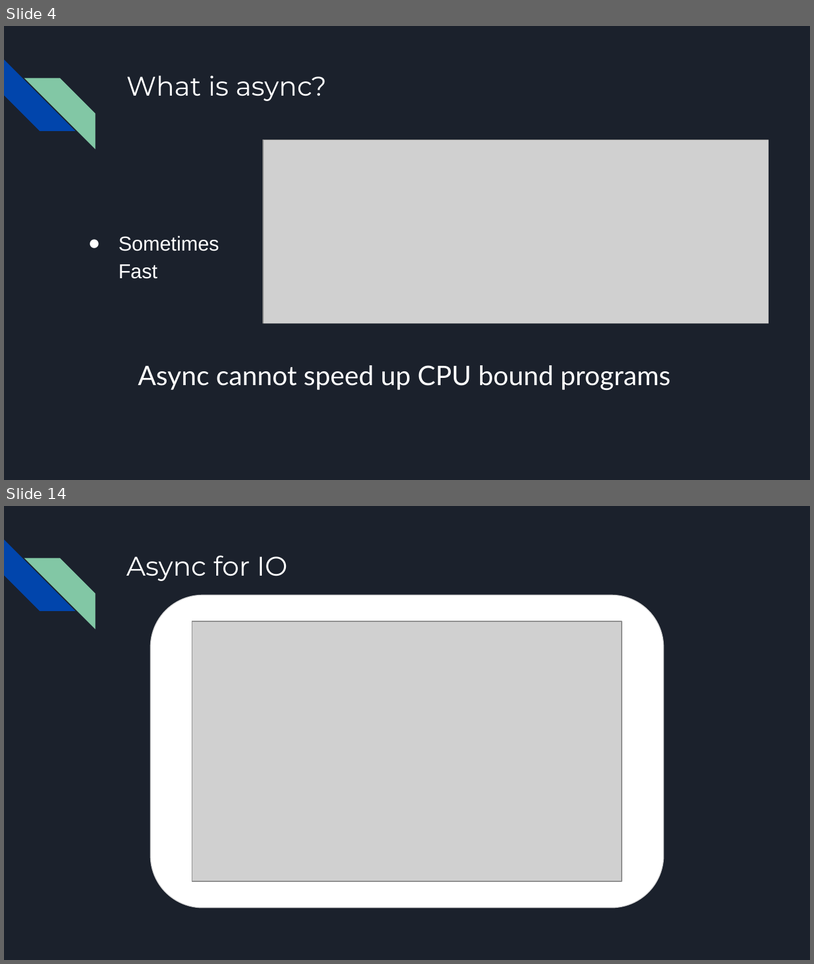
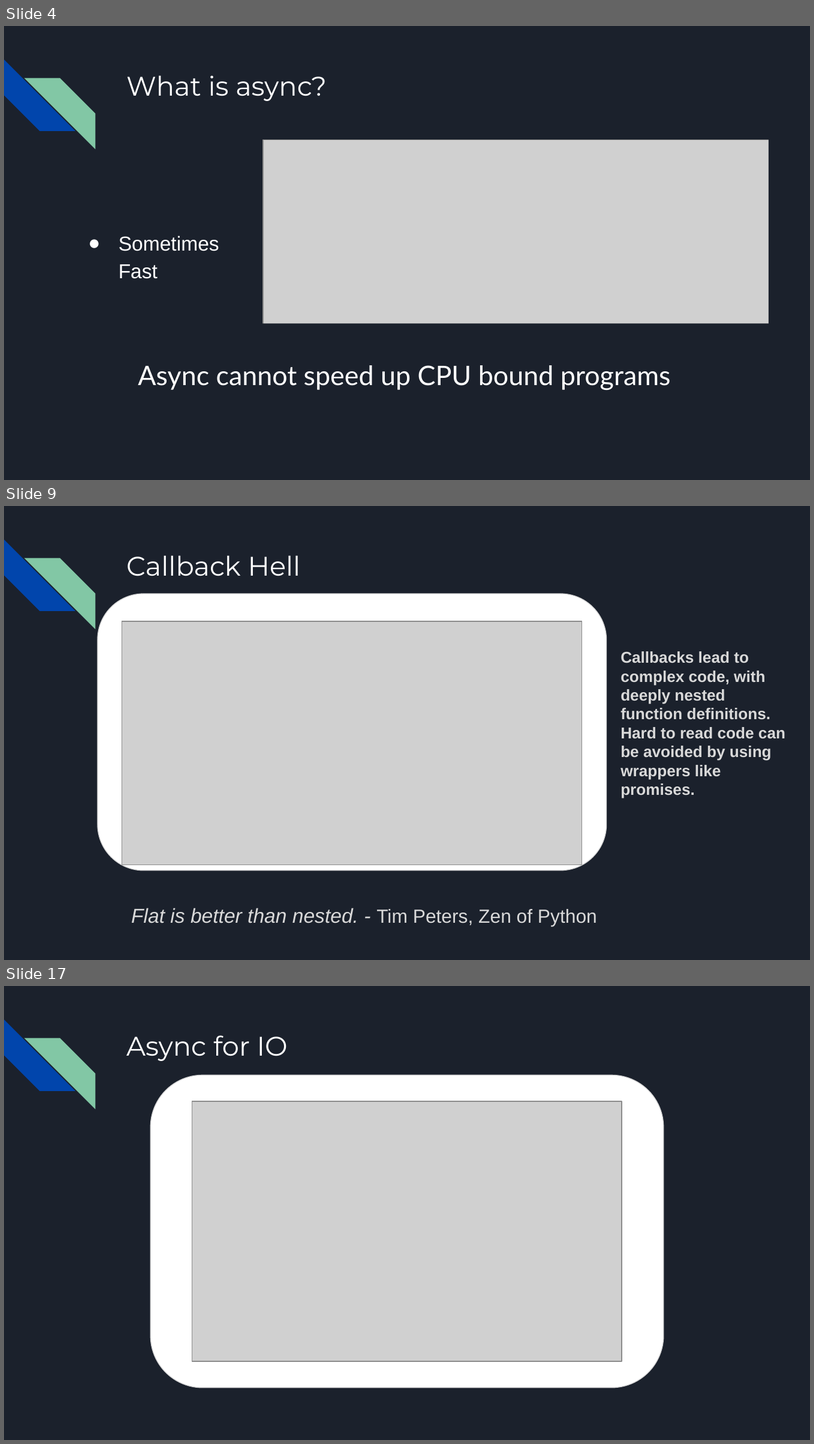
Before and after one commit to tylerjohnhaden/AsyncPresentation, a slide deck: AsyncPresentation.pptx. Shown one above the other, each under a label of ours: slides 4 and 14 before the commit, slides 4, 9 and 17 after it; the slides between them are not shown. The pictures are 814x964 and 814x1444 pixels, drawn with LibreOffice and Linux fonts; fonts in the diff are those of the drawing; grey boxes stand for pictures. Boxes give left, top, right and bottom in pixels: in the first picture for what was removed or moved away, otherwise in the second. Text is boxed around its words. In the diff, an @@ line names an element or a change of style, - is before the commit and + after.

```diff
--- a/AsyncPresentation.pptx
+++ b/AsyncPresentation.pptx
@@ slide 9 added at (4, 506, 810, 960), background #1B212C; not listed: 2 template elements that a slide beside it also shows @@
@@ title added at (126, 555, 301, 576), 24 pt, text #FFFFFF @@
+Callback Hell
@@ rounded rectangle added at (98, 594, 606, 870), fill #FFFFFF, outline #D9D9D9 0.75 pt @@
@@ picture added at (122, 621, 582, 865) @@
@@ text added at (621, 651, 786, 798), 14 pt, text #D9D9D9, bold @@
+Callbacks lead to complex code, with deeply nested function definitions. Hard to read code can be avoided by using wrappers like promises.
@@ text added at (131, 907, 597, 926), 18 pt, text #D9D9D9, italic @@
+Flat is better than nested. - Tim Peters, Zen of Python
@@ what was slide 14 is now slide 17 @@
```
Also in this commit, not shown: 3 slides changed, 13 other slides added, 10 slides removed.
